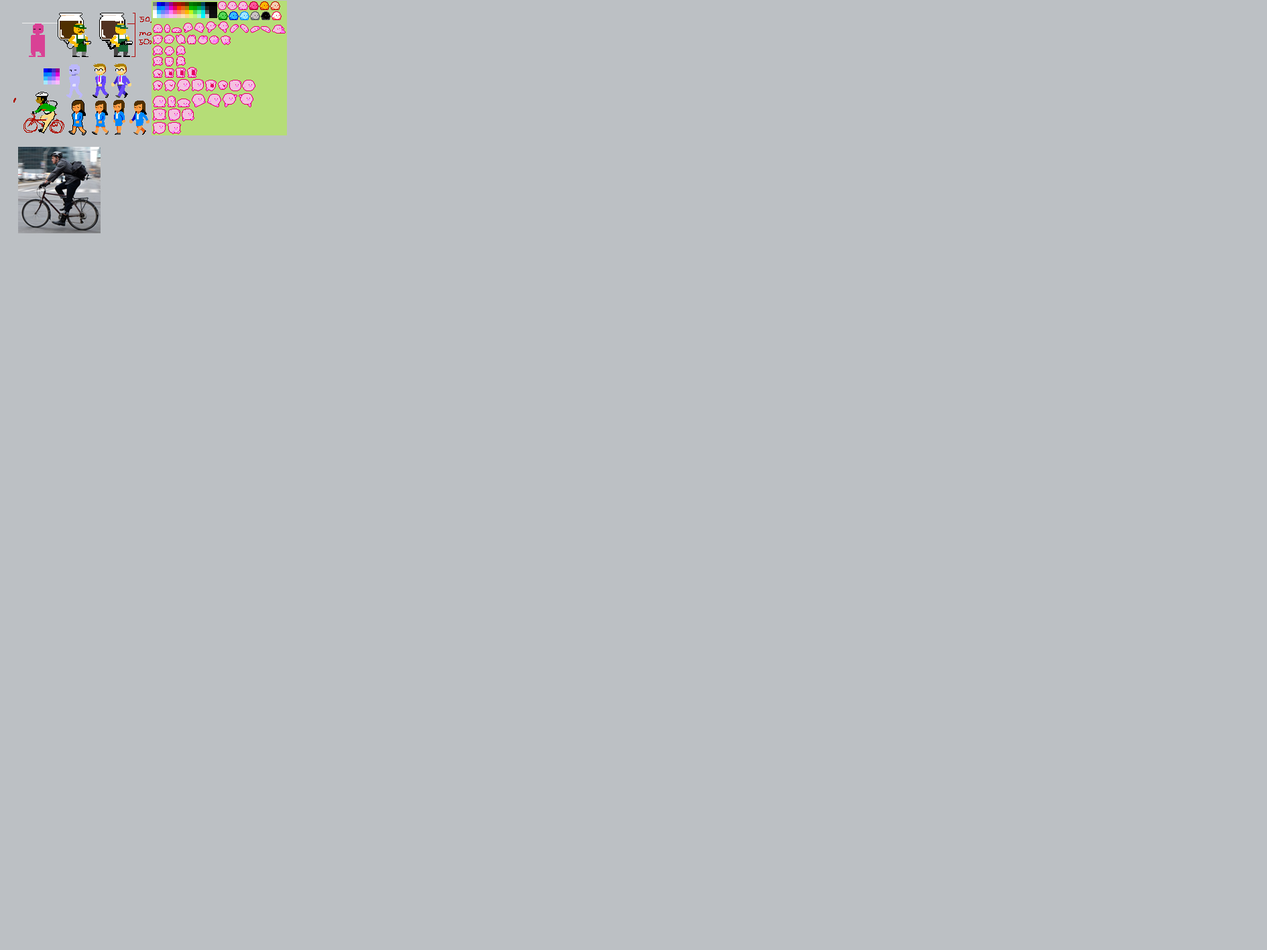
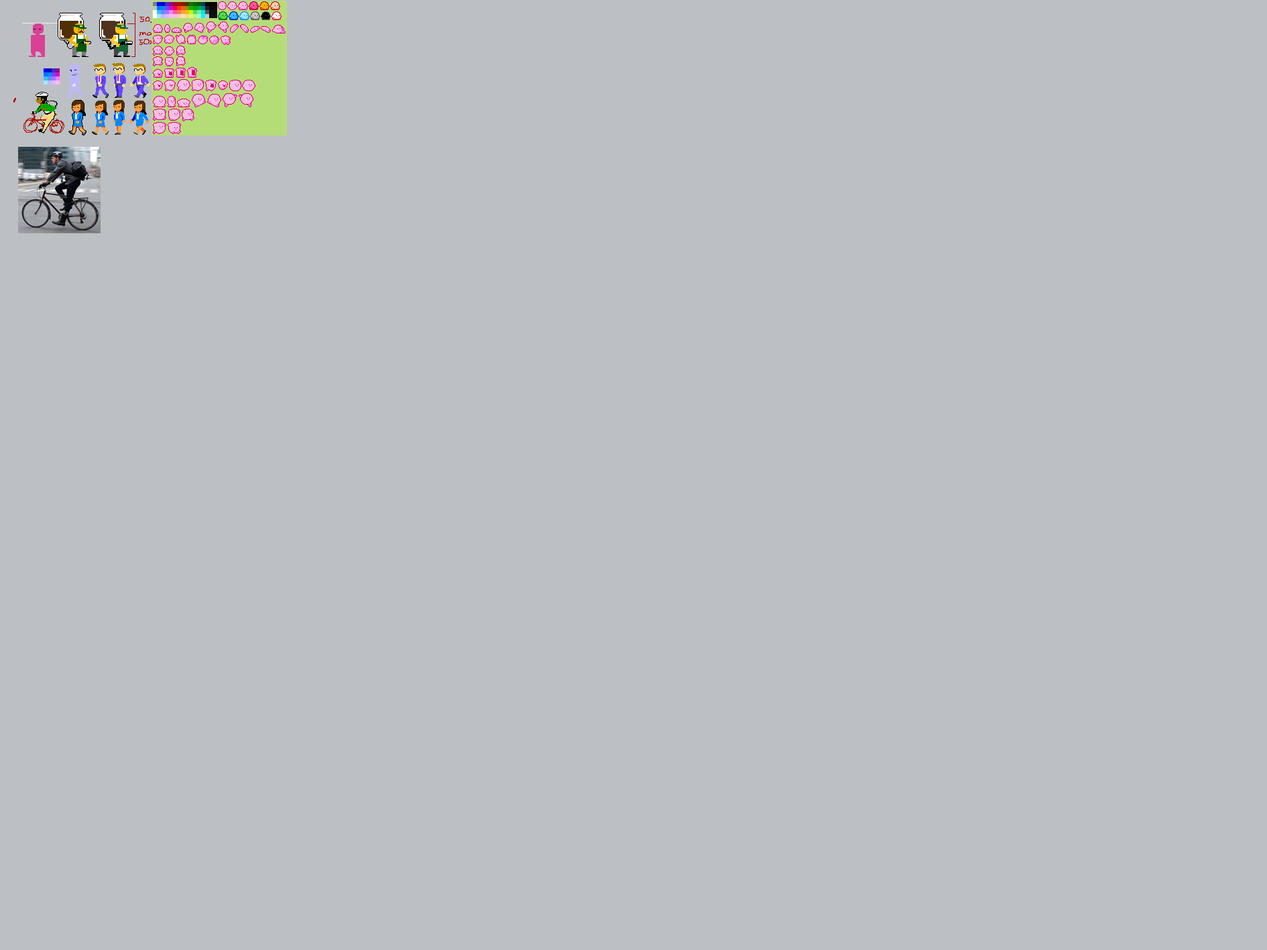
Two versions of the same layered image (1267 x 950). Layer-by-layer changes:
added layer "2 copy 2" in group "business man" over [130, 63, 151, 98]
added layer "1.5" (2nd of 2, in "business man") in group "business man" over [111, 62, 127, 98]
hid "glasses 2" over [115, 68, 125, 72]
hid "2" (3rd of 3, in "business man") over [111, 63, 132, 98]
